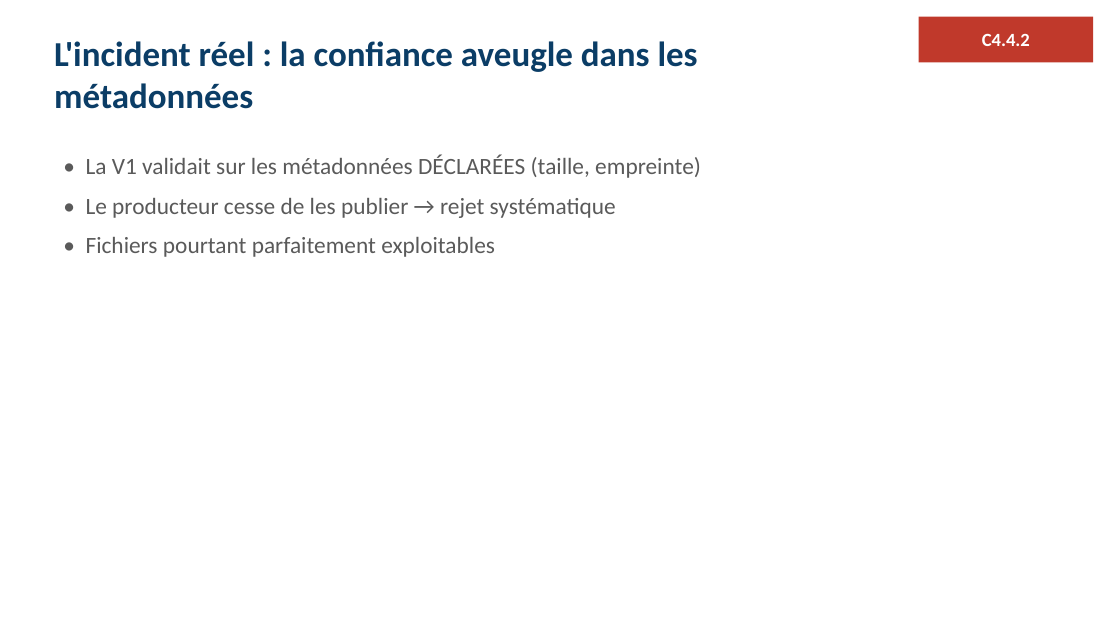
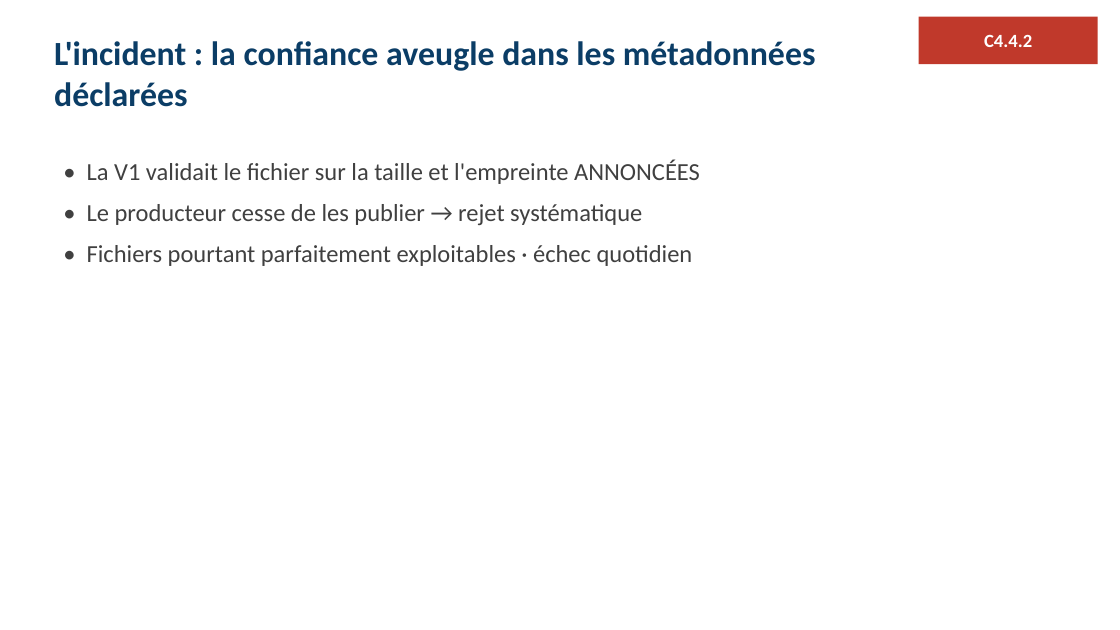
Before and after one commit to ratpiGene/ELT-Eckert, a slide deck: slide 15 of soutenance/support_eckert.pptx (slide 40 before the commit). Drawn at 1120x630 pixels with LibreOffice and Linux fonts; fonts in the diff are those of the drawing. Boxes give left, top, right and bottom in pixels: in the first picture for what was removed or moved away, otherwise in the second. Text is boxed around its words. In the diff, an @@ line names an element or a change of style, - is before the commit and + after.

```diff
--- a/soutenance/support_eckert.pptx
+++ b/soutenance/support_eckert.pptx
@@ rectangle "C4.4.2": place and size @@
-rectangle "C4.4.2" at (919,17,1094,63)
+rectangle "C4.4.2" at (919,17,1098,65)
@@ text at (54,41,816,107): text changed; size 30 to 29 pt @@
-L'incident réel : la confiance aveugle dans les métadonnées
+L'incident : la confiance aveugle dans les métadonnées déclarées
@@ text at (87,160,700,184): text changed; size 20 to 21 pt; text colour #5A5A5A to #404040 @@
-• La V1 validait sur les métadonnées DÉCLARÉES (taille, empreinte)
+• La V1 validait le fichier sur la taille et l'empreinte ANNONCÉES
@@ text at (87,204,642,225): size 20 to 21 pt, text colour #5A5A5A to #404040 in "• Le producteur cesse de les publier ..." @@
@@ text at (87,245,693,266): text changed; size 20 to 21 pt; text colour #5A5A5A to #404040 @@
-• Fichiers pourtant parfaitement exploitables
+• Fichiers pourtant parfaitement exploitables · échec quotidien
```
Also in this commit, not shown: 19 other slides changed, 28 slides removed, 2 other files.
